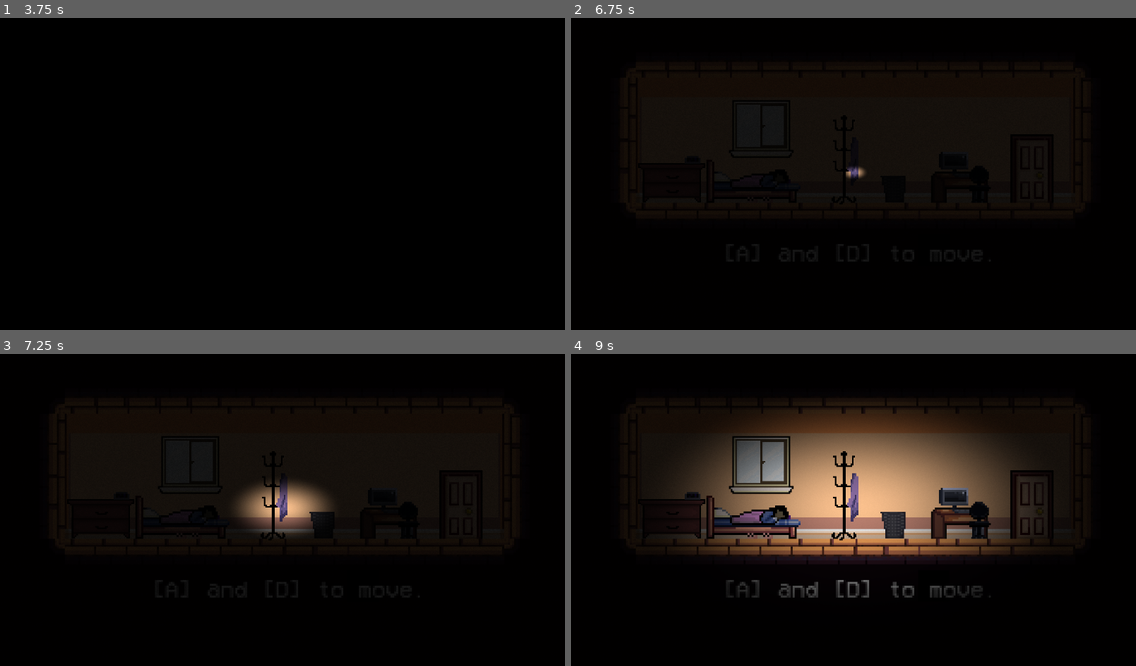
Above: before the commit, frames 1-4 (two rows, left to right).
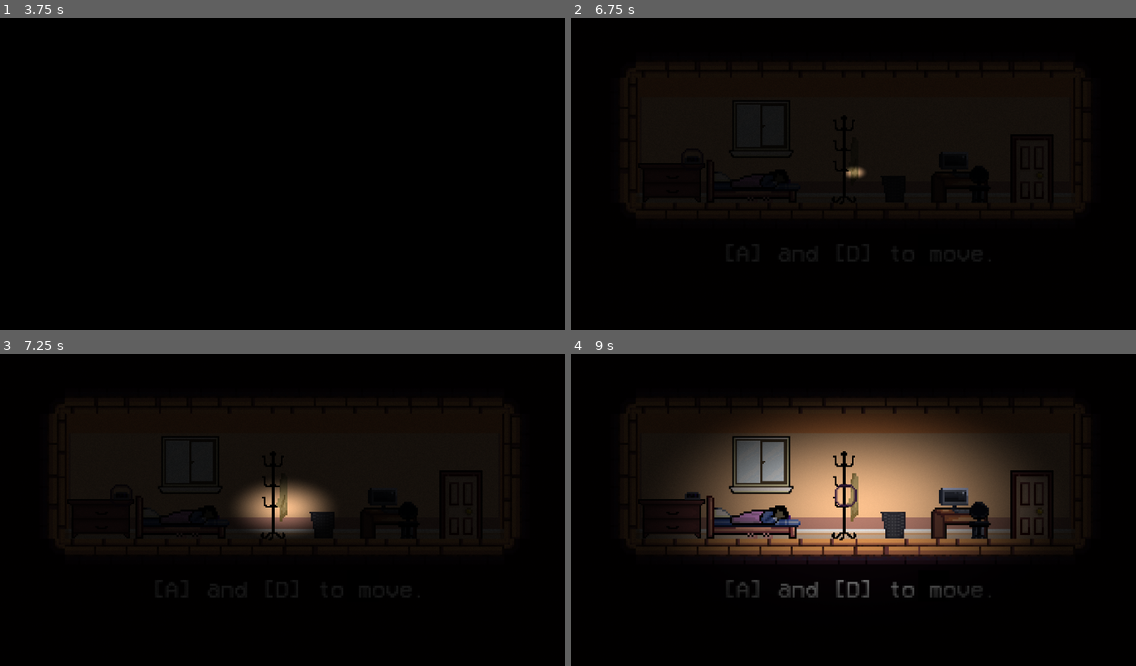
Above: after the commit, the same moments.

Repository: Bohsav/GMTK2025
Game: Godot game, scene res://Scenes/UI/MainMenu.tscn
Two runs of this game, one before a commit and one after it. Both use one fixed random seed, a clock stepped at 60 frames per second and the inputs below. Sound files missing from this copy of the repository are replaced by a short silence.
Inputs (mouse positions are in pixels of both pictures, inside the frame that each line leads up to):
- Up to frame 1 (3.75 s): click "Dream" at 0.5 s; move the mouse to (406, 155) at 1.27 s; press the mouse at (406, 155) at 1.28 s; hold D (move_right) 1.28-2.78 s; tap Space (jump) at 1.52, 2.27 s; tap Enter at 2 s; move the mouse to (169, 186) at 2.02 s; release the mouse at (169, 186) at 2.03 s; click (169, 186) at 2.1 s; move the mouse to (339, 102) at 2.77 s; press the mouse at (339, 102) at 2.78 s; hold A (move_left) 2.78-3.53 s; move the mouse to (254, 236) at 3.52 s; release the mouse at (254, 236) at 3.53 s; hold D (move_right) from 3.53 s (still down); click (254, 236) at 3.6 s
- Up to frame 2 (6.75 s): tap Space (jump) at 3.77, 4.25, 4.52, 5.27, 6.5 s; move the mouse to (751, 180) at 4.27 s; press the mouse at (751, 180) at 4.28 s; move the mouse to (763, 130) at 5.02 s; release D (move_right) at 5.03 s; release the mouse at (763, 130) at 5.03 s; hold A (move_left) 5.03-5.78 s; click (763, 130) at 5.1 s; tap Enter at 5.75 s; move the mouse to (672, 183) at 5.77 s; press the mouse at (672, 183) at 5.78 s; hold D (move_right) 5.78-6.53 s; move the mouse to (695, 158) at 6.52 s; release the mouse at (695, 158) at 6.53 s; hold A (move_left) from 6.53 s (still down); click (695, 158) at 6.6 s
- Up to frame 3 (7.25 s): keep holding A (move_left); tap Space (jump) at 6.77 s
- Up to frame 4 (9 s): move the mouse to (960, 513) at 7.27 s; press the mouse at (960, 513) at 7.28 s; tap Space (jump) at 7.52, 8.27 s; move the mouse to (893, 525) at 8.02 s; release A (move_left) at 8.03 s; release the mouse at (893, 525) at 8.03 s; hold D (move_right) from 8.03 s (still down); click (893, 525) at 8.1 s; move the mouse to (847, 494) at 8.77 s; press the mouse at (847, 494) at 8.78 s

Frame 1 is identical in both runs. In frame 2, less than 0.1% of the frame differs, in the area x 48-51%, y 47-52%; in frame 3, 0.2%; in frame 4, 0.3%, in the area x 46-51%, y 38-54%.

Commit message:
stuff

Diff:
--- /dev/null
+++ b/Dialog/level_7.wake_up_0.json
@@ -0,0 +1,9 @@
+{
+	"dialog": [
+		{
+			"important": true,
+			"speed": 2,
+			"text": "I can't move?!"
+		}
+	]
+}
--- a/Globals/AudioMaster.gd
+++ b/Globals/AudioMaster.gd
@@ -18,6 +18,7 @@
 	soundLibrary.append(SoundEffect.create("Tripping", preload("res://Assets/Audio/tripping.ogg")))
 	soundLibrary.append(SoundEffect.create("Walking", preload("res://Assets/Audio/Walking.ogg")))
 	soundLibrary.append(SoundEffect.create("WindowOpen", preload("res://Assets/Audio/window open.ogg")))
+	soundLibrary.append(SoundEffect.create("WindBlowing", preload("res://Assets/Audio/Wind Blowing.ogg")))
 
 func playSound(name: String) -> void:
 	for sound in soundLibrary:
--- a/Globals/GameMaster.gd
+++ b/Globals/GameMaster.gd
@@ -10,6 +10,8 @@
 var level_4 := "uid://bn4sdg4xiab6r"
 var level_5 := "uid://hcbminqtn4l4"
 var level_6 := "uid://cwjadpaoywpom"
+var level_7 := "uid://xarfhkpvt20n"
+var level_8 := ""
 var credits := "uid://dhkuud6bdi0xj"
 var main_menu := "uid://dikc2krvceeil"
 
@@ -62,6 +64,8 @@
 		4: packedscene = level_4
 		5: packedscene = level_5
 		6: packedscene = level_6
+		7: packedscene = level_7
+		8: packedscene = level_8
 		_: packedscene = level_0
 	return packedscene
 
--- /dev/null
+++ b/Scenes/Levels/CutsceneBed_script.gd
@@ -0,0 +1,32 @@
+extends Node2D
+
+@onready var breath_resource: AudioStreamOggVorbis = preload("res://Assets/Audio/Breathing.ogg")
+@onready var heavy_breath_resource: AudioStreamOggVorbis = preload("res://Assets/Audio/HeavyBreathing.ogg")
+
+@onready var sprites: AnimatedSprite2D = $AnimatedSprite2D
+@onready var breathing: AudioStreamPlayer = $BreathingStreamer
+
+var counter: int = 0
+
+func setImageScene(name: String, frame: int):
+	sprites.animation = name
+	sprites.frame = frame
+
+func playDoorSwing():
+	sprites.play("open_door")
+
+func playAudio(name: String):
+	if AudioMaster.playing:
+		AudioMaster.stop()
+	AudioMaster.playSound(name)
+
+func stopAudio():
+	AudioMaster.stop()
+
+func startBreathing():
+	breathing.stream = breath_resource
+	breathing.play()
+
+func startHeavyBreathing():
+	breathing.stream = heavy_breath_resource
+	breathing.play()
--- a/Scenes/Levels/level_1.tscn
+++ b/Scenes/Levels/level_1.tscn
@@ -1839,6 +1839,9 @@
 
 [node name="AudioStreamPlayer" type="AudioStreamPlayer" parent="."]
 
+[node name="Door" parent="." instance=ExtResource("5_cyadu")]
+position = Vector2(234, 79)
+
 [node name="Bed" parent="." instance=ExtResource("4_xgxfi")]
 position = Vector2(92, 85)
 
@@ -1884,13 +1887,10 @@
 [node name="Chair" parent="." instance=ExtResource("15_3628d")]
 position = Vector2(208, 80)
 
-[node name="Door" parent="." instance=ExtResource("5_cyadu")]
-position = Vector2(234, 79)
-
-
 [node name="Player" parent="." node_paths=PackedStringArray("tile_map_layer") instance=ExtResource("2_syshm")]
 position = Vector2(95, 96)
 jump_power = 150
+distance_interact = 30
 tile_map_layer = NodePath("../Ground")
 
 [node name="Help" type="RichTextLabel" parent="."]
--- a/Scenes/Levels/level_2.tscn
+++ b/Scenes/Levels/level_2.tscn
@@ -16,6 +16,7 @@
 [ext_resource type="PackedScene" uid="uid://bkaffxphhql0u" path="res://Scenes/Objects/Chair.tscn" id="13_yxf76"]
 [ext_resource type="PackedScene" uid="uid://cu776kh6mleec" path="res://Scenes/Objects/DarkLaundry.tscn" id="14_ia1lp"]
 [ext_resource type="PackedScene" uid="uid://bl0ot8wc67bjx" path="res://Scenes/Objects/Window2.tscn" id="15_5buja"]
+[ext_resource type="FontFile" uid="uid://coccpjjj1v7f8" path="res://Assets/VCR_OSD_MONO_1.001.ttf" id="17_ia1lp"]
 
 [sub_resource type="Animation" id="Animation_0x4y1"]
 length = 0.001
@@ -1852,3 +1853,14 @@
 [node name="UI" parent="." instance=ExtResource("6_8qsmg")]
 visible = false
 position = Vector2(143.297, 105.664)
+
+[node name="Help" type="RichTextLabel" parent="."]
+offset_left = 46.0
+offset_top = 116.0
+offset_right = 247.0
+offset_bottom = 142.0
+theme_override_fonts/normal_font = ExtResource("17_ia1lp")
+theme_override_font_sizes/normal_font_size = 12
+bbcode_enabled = true
+text = "Left Click objects close to interact."
+horizontal_alignment = 1
--- a/Scenes/Levels/level_4.tscn
+++ b/Scenes/Levels/level_4.tscn
@@ -15,6 +15,7 @@
 [ext_resource type="PackedScene" uid="uid://bkaffxphhql0u" path="res://Scenes/Objects/Chair.tscn" id="12_33y7k"]
 [ext_resource type="PackedScene" uid="uid://bl0ot8wc67bjx" path="res://Scenes/Objects/Window2.tscn" id="13_khr6i"]
 [ext_resource type="PackedScene" uid="uid://vmv4gypets5r" path="res://Scenes/Objects/LockedExitObject.tscn" id="15_eb4ip"]
+[ext_resource type="FontFile" uid="uid://coccpjjj1v7f8" path="res://Assets/VCR_OSD_MONO_1.001.ttf" id="16_ecora"]
 
 [sub_resource type="Animation" id="Animation_slbhm"]
 length = 0.001
@@ -1780,8 +1781,7 @@
 
 [node name="Level4" type="Node2D"]
 script = ExtResource("1_t74h0")
-nightmare_time = 30.0
-
+nightmare_time = 0.0
 
 [node name="SequencePlayer" type="AnimationPlayer" parent="."]
 libraries = {
@@ -1841,3 +1841,13 @@
 
 [node name="UI" parent="." instance=ExtResource("6_t74h0")]
 visible = false
+
+[node name="Help" type="RichTextLabel" parent="."]
+offset_left = 46.0
+offset_top = 116.0
+offset_right = 247.0
+offset_bottom = 135.0
+theme_override_fonts/normal_font = ExtResource("16_ecora")
+theme_override_font_sizes/normal_font_size = 12
+bbcode_enabled = true
+horizontal_alignment = 1
--- /dev/null
+++ b/Scenes/Levels/level_7.tscn
@@ -0,0 +1,223 @@
+[gd_scene load_steps=29 format=3 uid="uid://xarfhkpvt20n"]
+
+[ext_resource type="Texture2D" uid="uid://de8sdayekr0fb" path="res://Assets/Cutscene/cutscene_0.png" id="1_lfmhf"]
+[ext_resource type="Script" uid="uid://hne3hxkxnk8m" path="res://Scenes/Levels/CutsceneBed_script.gd" id="1_notfw"]
+[ext_resource type="Texture2D" uid="uid://cqqohp1fly1r" path="res://Assets/Cutscene/cutscene_1.png" id="2_notfw"]
+[ext_resource type="Texture2D" uid="uid://dou1mkq4chns8" path="res://Assets/Cutscene/cutscene_2.png" id="3_o5w7c"]
+[ext_resource type="Texture2D" uid="uid://c7uoxaklaukmv" path="res://Assets/Cutscene/cutscene_3.png" id="4_4qgg1"]
+[ext_resource type="Texture2D" uid="uid://cctbwisn6qtmt" path="res://Assets/Cutscene/cutscene_4.png" id="5_yobgc"]
+[ext_resource type="Texture2D" uid="uid://binrpb5aryuq7" path="res://Assets/Cutscene/door_open_0.png" id="6_kff6c"]
+[ext_resource type="Texture2D" uid="uid://dv8gl4bma6uqp" path="res://Assets/Cutscene/door_open_1.png" id="7_du1qf"]
+[ext_resource type="Texture2D" uid="uid://dro0tnp2dfnlu" path="res://Assets/Cutscene/door_open_2.png" id="8_uwhdy"]
+[ext_resource type="Texture2D" uid="uid://bo2onabr6e4jc" path="res://Assets/Cutscene/door_open_3.png" id="9_lwltg"]
+[ext_resource type="Texture2D" uid="uid://dvrfaqkb1d306" path="res://Assets/Cutscene/door_open_4.png" id="10_0wcge"]
+[ext_resource type="Texture2D" uid="uid://svvpxog83u1b" path="res://Assets/Cutscene/door_open_5.png" id="11_3yy5b"]
+[ext_resource type="Texture2D" uid="uid://uj8fv1swvja4" path="res://Assets/Cutscene/door_open_6.png" id="12_0q1nn"]
+[ext_resource type="Texture2D" uid="uid://b3td4hgiq062g" path="res://Assets/Cutscene/door_open_7.png" id="13_elvuq"]
+[ext_resource type="Texture2D" uid="uid://gor8j6dlxs1o" path="res://Assets/Cutscene/door_open_8.png" id="14_g2xfs"]
+[ext_resource type="Texture2D" uid="uid://3x1dlx05a0cn" path="res://Assets/Cutscene/door_open_9.png" id="15_kbhvy"]
+[ext_resource type="Texture2D" uid="uid://tw7pyfw1o1t6" path="res://Assets/Cutscene/door_open_10.png" id="16_rnnjr"]
+[ext_resource type="Texture2D" uid="uid://bodb0pr566cp6" path="res://Assets/Cutscene/door_open_11.png" id="17_wodxm"]
+[ext_resource type="Texture2D" uid="uid://bk1a0pjadcy1o" path="res://Assets/Cutscene/door_open_12.png" id="18_ryrpi"]
+[ext_resource type="Texture2D" uid="uid://8qck2k1mebls" path="res://Assets/Cutscene/door_open_13.png" id="19_y8w3o"]
+[ext_resource type="Texture2D" uid="uid://3bicukjtcag4" path="res://Assets/Cutscene/door_open_14.png" id="20_dllr5"]
+[ext_resource type="Shader" uid="uid://bxcs62y7412th" path="res://Assets/Shaders/Vignette.gdshader" id="21_hmaoj"]
+[ext_resource type="PackedScene" uid="uid://dy0vm22q3gca8" path="res://Scenes/UI/DialogBox.tscn" id="22_wn80x"]
+
+[sub_resource type="Animation" id="Animation_notfw"]
+resource_name = "wake_up"
+length = 77.0
+step = 0.1
+tracks/0/type = "method"
+tracks/0/imported = false
+tracks/0/enabled = true
+tracks/0/path = NodePath(".")
+tracks/0/interp = 1
+tracks/0/loop_wrap = true
+tracks/0/keys = {
+"times": PackedFloat32Array(0, 15, 30, 45, 55, 65, 75),
+"transitions": PackedFloat32Array(1, 1, 1, 1, 1, 1, 1),
+"values": [{
+"args": ["open_door", 0],
+"method": &"setImageScene"
+}, {
+"args": [],
+"method": &"playDoorSwing"
+}, {
+"args": ["cutscene", 0],
+"method": &"setImageScene"
+}, {
+"args": ["cutscene", 1],
+"method": &"setImageScene"
+}, {
+"args": ["cutscene", 2],
+"method": &"setImageScene"
+}, {
+"args": ["cutscene", 3],
+"method": &"setImageScene"
+}, {
+"args": ["cutscene", 4],
+"method": &"setImageScene"
+}]
+}
+tracks/1/type = "method"
+tracks/1/imported = false
+tracks/1/enabled = true
+tracks/1/path = NodePath(".")
+tracks/1/interp = 1
+tracks/1/loop_wrap = true
+tracks/1/keys = {
+"times": PackedFloat32Array(0.1, 15, 45, 50),
+"transitions": PackedFloat32Array(1, 1, 1, 1),
+"values": [{
+"args": ["WindBlowing"],
+"method": &"playAudio"
+}, {
+"args": [],
+"method": &"startBreathing"
+}, {
+"args": [],
+"method": &"stopAudio"
+}, {
+"args": [],
+"method": &"startHeavyBreathing"
+}]
+}
+
+[sub_resource type="Animation" id="Animation_o5w7c"]
+length = 0.001
+
+[sub_resource type="AnimationLibrary" id="AnimationLibrary_o5w7c"]
+_data = {
+&"RESET": SubResource("Animation_o5w7c"),
+&"wake_up": SubResource("Animation_notfw")
+}
+
+[sub_resource type="SpriteFrames" id="SpriteFrames_4b0m3"]
+animations = [{
+"frames": [{
+"duration": 1.0,
+"texture": ExtResource("1_lfmhf")
+}, {
+"duration": 1.0,
+"texture": ExtResource("2_notfw")
+}, {
+"duration": 1.0,
+"texture": ExtResource("3_o5w7c")
+}, {
+"duration": 1.0,
+"texture": ExtResource("4_4qgg1")
+}, {
+"duration": 1.0,
+"texture": ExtResource("5_yobgc")
+}],
+"loop": true,
+"name": &"cutscene",
+"speed": 1.0
+}, {
+"frames": [{
+"duration": 1.0,
+"texture": ExtResource("6_kff6c")
+}, {
+"duration": 1.0,
+"texture": ExtResource("7_du1qf")
+}, {
+"duration": 1.0,
+"texture": ExtResource("8_uwhdy")
+}, {
+"duration": 1.0,
+"texture": ExtResource("9_lwltg")
+}, {
+"duration": 1.0,
+"texture": ExtResource("10_0wcge")
+}, {
+"duration": 1.0,
+"texture": ExtResource("11_3yy5b")
+}, {
+"duration": 1.0,
+"texture": ExtResource("12_0q1nn")
+}, {
+"duration": 1.0,
+"texture": ExtResource("13_elvuq")
+}, {
+"duration": 1.0,
+"texture": ExtResource("14_g2xfs")
+}, {
+"duration": 1.0,
+"texture": ExtResource("15_kbhvy")
+}, {
+"duration": 1.0,
+"texture": ExtResource("16_rnnjr")
+}, {
+"duration": 1.0,
+"texture": ExtResource("17_wodxm")
+}, {
+"duration": 1.0,
+"texture": ExtResource("18_ryrpi")
+}, {
+"duration": 1.0,
+"texture": ExtResource("19_y8w3o")
+}, {
+"duration": 1.0,
+"texture": ExtResource("20_dllr5")
+}],
+"loop": false,
+"name": &"open_door",
+"speed": 3.0
+}]
+
+[sub_resource type="ShaderMaterial" id="ShaderMaterial_77431"]
+shader = ExtResource("21_hmaoj")
+shader_parameter/inner_radius = 0.2
+shader_parameter/outer_radius = 0.8
+shader_parameter/vignette_strength = 0.9
+shader_parameter/dither_strength = 0.08
+shader_parameter/vignette_color = Color(0, 0, 0, 1)
+
+[node name="Level7" type="Node2D"]
+script = ExtResource("1_notfw")
+
+[node name="BreathingStreamer" type="AudioStreamPlayer" parent="."]
+
+[node name="SequencePlayer" type="AnimationPlayer" parent="."]
+libraries = {
+&"": SubResource("AnimationLibrary_o5w7c")
+}
+autoplay = "wake_up"
+
+[node name="Camera2D" type="Camera2D" parent="."]
+
+[node name="AnimatedSprite2D" type="AnimatedSprite2D" parent="."]
+position = Vector2(-2.43187e-05, 2.81036e-05)
+scale = Vector2(4, 4)
+sprite_frames = SubResource("SpriteFrames_4b0m3")
+animation = &"cutscene"
+
+[node name="BackBufferCopy" type="BackBufferCopy" parent="."]
+scale = Vector2(5, 5)
+copy_mode = 2
+
+[node name="FadeBlack" type="ColorRect" parent="BackBufferCopy"]
+z_index = 1
+material = SubResource("ShaderMaterial_77431")
+anchors_preset = 8
+anchor_left = 0.5
+anchor_top = 0.5
+anchor_right = 0.5
+anchor_bottom = 0.5
+offset_left = -215.0
+offset_top = -165.0
+offset_right = 15.0
+offset_bottom = -35.0
+grow_horizontal = 2
+grow_vertical = 2
+size_flags_horizontal = 6
+size_flags_vertical = 6
+mouse_filter = 2
+mouse_force_pass_scroll_events = false
+color = Color(0, 0, 0, 1)
+
+[node name="Dialog" parent="." instance=ExtResource("22_wn80x")]
+position = Vector2(0, 189)
+scale = Vector2(5, 5)
+dialog_path = ""
--- a/Scenes/Objects/CoatHanger.tscn
+++ b/Scenes/Objects/CoatHanger.tscn
@@ -1,12 +1,15 @@
 [gd_scene load_steps=4 format=3 uid="uid://c36ton7cf5jet"]
 
-[ext_resource type="Texture2D" uid="uid://ct4dn3w4tu2ya" path="res://Assets/Object/Dark_Coat_hanger.png" id="1_lpmbk"]
+[ext_resource type="Texture2D" uid="uid://bvy0ne2mh7r3o" path="res://Assets/Object/Coay_hanger-export.png" id="1_lpmbk"]
 
 [sub_resource type="GDScript" id="GDScript_nic05"]
 script/source = "extends ObjectBase
 
 func on_interact() -> void:
-	return
+	if not GameMaster.getLevel() == 4: return
+	if !PlayerInventory.has(\"key\"):
+		PlayerInventory.add(\"key\")
+		AudioMaster.playSound(\"KeyInCoat\")
 "
 
 [sub_resource type="RectangleShape2D" id="RectangleShape2D_iobnl"]
--- a/Scenes/Objects/DarkCoatHanger.tscn
+++ b/Scenes/Objects/DarkCoatHanger.tscn
@@ -1,6 +1,6 @@
 [gd_scene load_steps=4 format=3 uid="uid://cftl3mquytuwt"]
 
-[ext_resource type="Texture2D" uid="uid://bvy0ne2mh7r3o" path="res://Assets/Object/Coay_hanger-export.png" id="1_tbmns"]
+[ext_resource type="Texture2D" uid="uid://ct4dn3w4tu2ya" path="res://Assets/Dark_Coat_hanger.png" id="1_tbmns"]
 
 [sub_resource type="GDScript" id="GDScript_nic05"]
 script/source = "extends ObjectBase
--- a/Scenes/Objects/ExitObject.tscn
+++ b/Scenes/Objects/ExitObject.tscn
@@ -1,17 +1,42 @@
-[gd_scene load_steps=5 format=3 uid="uid://bmkq8s4q6jcoa"]
+[gd_scene load_steps=10 format=3 uid="uid://bmkq8s4q6jcoa"]
 
 [ext_resource type="Script" uid="uid://tn7f0e5ii4ex" path="res://Scenes/Objects/ExitObject_script.gd" id="1_33m1g"]
-[ext_resource type="Texture2D" uid="uid://co3bs72ejmgtp" path="res://Assets/Object/door.png" id="2_s6x0n"]
+[ext_resource type="Texture2D" uid="uid://dwfajk21yb32j" path="res://Assets/Object/dark_door_0.png" id="3_m68kh"]
+[ext_resource type="Texture2D" uid="uid://b2q1g8obtrfgk" path="res://Assets/Object/dark_door_1.png" id="4_eovk2"]
+[ext_resource type="Texture2D" uid="uid://b1qfp6rt3jych" path="res://Assets/Object/dark_door_2.png" id="5_f5t46"]
+[ext_resource type="Texture2D" uid="uid://u4nlvcsc03gi" path="res://Assets/Object/day_door_0.png" id="6_f5t46"]
+[ext_resource type="Texture2D" uid="uid://dcnn1js18h1bu" path="res://Assets/Object/day_door_1.png" id="7_u4uju"]
+[ext_resource type="Texture2D" uid="uid://b6w0uo7hcn23c" path="res://Assets/Object/day_door_2.png" id="8_tjeoc"]
 
 [sub_resource type="SpriteFrames" id="SpriteFrames_33m1g"]
 animations = [{
 "frames": [{
 "duration": 1.0,
-"texture": ExtResource("2_s6x0n")
+"texture": ExtResource("3_m68kh")
+}, {
+"duration": 1.0,
+"texture": ExtResource("4_eovk2")
+}, {
+"duration": 1.0,
+"texture": ExtResource("5_f5t46")
 }],
-"loop": true,
-"name": &"default",
-"speed": 5.0
+"loop": false,
+"name": &"dark_door_open",
+"speed": 2.0
+}, {
+"frames": [{
+"duration": 1.0,
+"texture": ExtResource("6_f5t46")
+}, {
+"duration": 1.0,
+"texture": ExtResource("7_u4uju")
+}, {
+"duration": 1.0,
+"texture": ExtResource("8_tjeoc")
+}],
+"loop": false,
+"name": &"day_door_open",
+"speed": 2.0
 }]
 
 [sub_resource type="RectangleShape2D" id="RectangleShape2D_s6x0n"]
@@ -23,6 +48,7 @@
 [node name="AnimatedSprite" type="AnimatedSprite2D" parent="."]
 position = Vector2(0, -0.5)
 sprite_frames = SubResource("SpriteFrames_33m1g")
+animation = &"day_door_open"
 
 [node name="Area2D" type="Area2D" parent="."]
 
--- a/Scenes/Objects/ExitObject_script.gd
+++ b/Scenes/Objects/ExitObject_script.gd
@@ -1,6 +1,23 @@
-extends Node2D
+extends ObjectBase
+
+@onready var sprites: AnimatedSprite2D = $AnimatedSprite
+
+@export var is_dark = false
+
+func _ready() -> void:
+	if is_dark:
+		sprites.animation = "dark_door_open"
+	else:
+		sprites.animation = "day_door_open"
 
 func on_interact():
 	AudioMaster.playSound("DoorOpen")
+
+	if is_dark:
+		sprites.play("dark_door_open")
+	else:
+		sprites.play("day_door_open")
+
+
 	await get_tree().create_timer(2).timeout
 	SignalBus.exit_reached.emit(self)
--- a/Scenes/Objects/LockedExitObject.tscn
+++ b/Scenes/Objects/LockedExitObject.tscn
@@ -10,7 +10,7 @@
 "duration": 1.0,
 "texture": ExtResource("2_31ccw")
 }],
-"loop": true,
+"loop": false,
 "name": &"dark",
 "speed": 5.0
 }, {
@@ -18,7 +18,7 @@
 "duration": 1.0,
 "texture": ExtResource("3_4o74y")
 }],
-"loop": true,
+"loop": false,
 "name": &"day",
 "speed": 5.0
 }]
@@ -32,7 +32,7 @@
 [node name="AnimatedSprite" type="AnimatedSprite2D" parent="."]
 position = Vector2(0, -0.5)
 sprite_frames = SubResource("SpriteFrames_33m1g")
-animation = &"dark"
+animation = &"day"
 
 [node name="Area2D" type="Area2D" parent="."]
 
--- a/Scenes/UI/UINode.tscn
+++ b/Scenes/UI/UINode.tscn
@@ -1,18 +1,39 @@
-[gd_scene load_steps=13 format=3 uid="uid://cyo6b2hmixn36"]
+[gd_scene load_steps=18 format=3 uid="uid://cyo6b2hmixn36"]
 
+[ext_resource type="Script" uid="uid://dg2v0ufsh038v" path="res://Scenes/UI/UINode_script.gd" id="1_8abkw"]
 [ext_resource type="PackedScene" uid="uid://dy0vm22q3gca8" path="res://Scenes/UI/DialogBox.tscn" id="1_rtuh0"]
-[ext_resource type="Shader" uid="uid://ccfmdcblj1h4l" path="res://Assets/Shaders/Vignette.gdshader" id="2_beikl"]
+[ext_resource type="Shader" uid="uid://bxcs62y7412th" path="res://Assets/Shaders/Vignette.gdshader" id="2_beikl"]
+[ext_resource type="Texture2D" uid="uid://berv8k05jq33y" path="res://Assets/UI/select_0.png" id="2_e3uyc"]
 [ext_resource type="Texture2D" uid="uid://cxt5pupeugnlt" path="res://Assets/nightmares_border1.png" id="3_2snga"]
+[ext_resource type="Texture2D" uid="uid://bc7o5phsj7gv5" path="res://Assets/UI/select_1.png" id="3_3jdw7"]
 [ext_resource type="Texture2D" uid="uid://b505ulwb1v45j" path="res://Assets/nightmares_border2.png" id="4_5puwv"]
+[ext_resource type="Texture2D" uid="uid://cek4huix8p2qt" path="res://Assets/UI/select_2.png" id="4_poqxd"]
 [ext_resource type="Texture2D" uid="uid://i4jtilanw4fd" path="res://Assets/nightmares_border3.png" id="5_3x1d1"]
 [ext_resource type="Texture2D" uid="uid://25axas3urdk" path="res://Assets/nightmares_border4.png" id="6_8abkw"]
 [ext_resource type="Shader" uid="uid://cpv017e7ca11r" path="res://Assets/Shaders/MonsterMask.gdshader" id="7_e3uyc"]
 
+[sub_resource type="SpriteFrames" id="SpriteFrames_dpicl"]
+animations = [{
+"frames": [{
+"duration": 1.0,
+"texture": ExtResource("2_e3uyc")
+}, {
+"duration": 1.0,
+"texture": ExtResource("3_3jdw7")
+}, {
+"duration": 1.0,
+"texture": ExtResource("4_poqxd")
+}],
+"loop": true,
+"name": &"select",
+"speed": 7.0
+}]
+
 [sub_resource type="ShaderMaterial" id="ShaderMaterial_xgxfi"]
 shader = ExtResource("2_beikl")
 shader_parameter/inner_radius = 0.0
-shader_parameter/outer_radius = 0.0
-shader_parameter/vignette_strength = 1.0
+shader_parameter/outer_radius = 0.8
+shader_parameter/vignette_strength = 0.9
 shader_parameter/dither_strength = 0.03
 shader_parameter/vignette_color = Color(0, 0, 0, 1)
 
@@ -49,9 +70,17 @@
 height = 2056
 fill = 1
 fill_from = Vector2(0.5, 0.5)
-fill_to = Vector2(0.505, 0.491)
+fill_to = Vector2(0.692308, 0.24359)
 
 [node name="UI" type="Node2D"]
+script = ExtResource("1_8abkw")
+
+[node name="SelectSprite" type="AnimatedSprite2D" parent="."]
+scale = Vector2(0.8, 0.8)
+sprite_frames = SubResource("SpriteFrames_dpicl")
+animation = &"select"
+autoplay = "select"
+frame_progress = 0.979297
 
 [node name="Dialog" parent="." instance=ExtResource("1_rtuh0")]
 position = Vector2(0, 45)
--- /dev/null
+++ b/Scenes/UI/UINode_script.gd
@@ -0,0 +1,25 @@
+extends Node2D
+
+@onready var selectSprite: AnimatedSprite2D = $SelectSprite
+
+func _ready() -> void:
+	selectSprite.visible = false
+
+func _process(delta: float) -> void:
+	selectSprite.global_position = get_global_mouse_position()
+
+func _physics_process(delta):
+	var space = get_world_2d().direct_space_state
+	var mousePos = get_global_mouse_position()
+	var params = PhysicsPointQueryParameters2D.new()
+	params.collide_with_areas = true
+	params.collide_with_bodies = false
+	params.position = mousePos
+
+	var found = false
+	for object in space.intersect_point(params, 15):
+		if object.collider.get_parent() is ObjectBase:
+			found = true
+			break
+
+	selectSprite.visible = found
--- a/default_bus_layout.tres
+++ /dev/null
@@ -1,4 +0,0 @@
-[gd_resource type="AudioBusLayout" load_steps=0 format=3 uid="uid://w6133thj3fqs"]
-
-[resource]
-bus/0/send = &"New Bus"
Not shown, added: Assets/Audio/Breathing.ogg.import
Not shown, added: Assets/Audio/HeavyBreathing.ogg.import
Not shown, added: Assets/Audio/Wind Blowing.ogg.import
Binary file added: Assets/Cutscene/cutscene_0.png
Not shown, added: Assets/Cutscene/cutscene_0.png.import
Binary file added: Assets/Cutscene/cutscene_1.png
Not shown, added: Assets/Cutscene/cutscene_1.png.import
Binary file added: Assets/Cutscene/cutscene_2.png
Not shown, added: Assets/Cutscene/cutscene_2.png.import
Binary file added: Assets/Cutscene/cutscene_3.png
Not shown, added: Assets/Cutscene/cutscene_3.png.import
Binary file added: Assets/Cutscene/cutscene_4.png
(and 63 more such lines)
